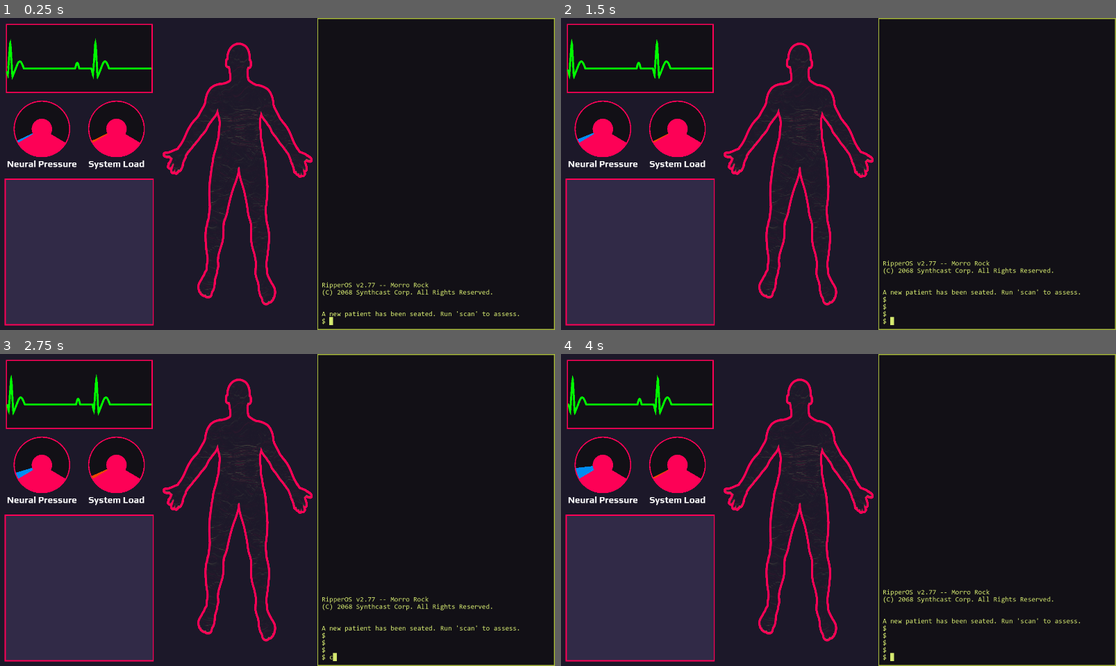
Above: before the commit, frames 1-4 (two rows, left to right).
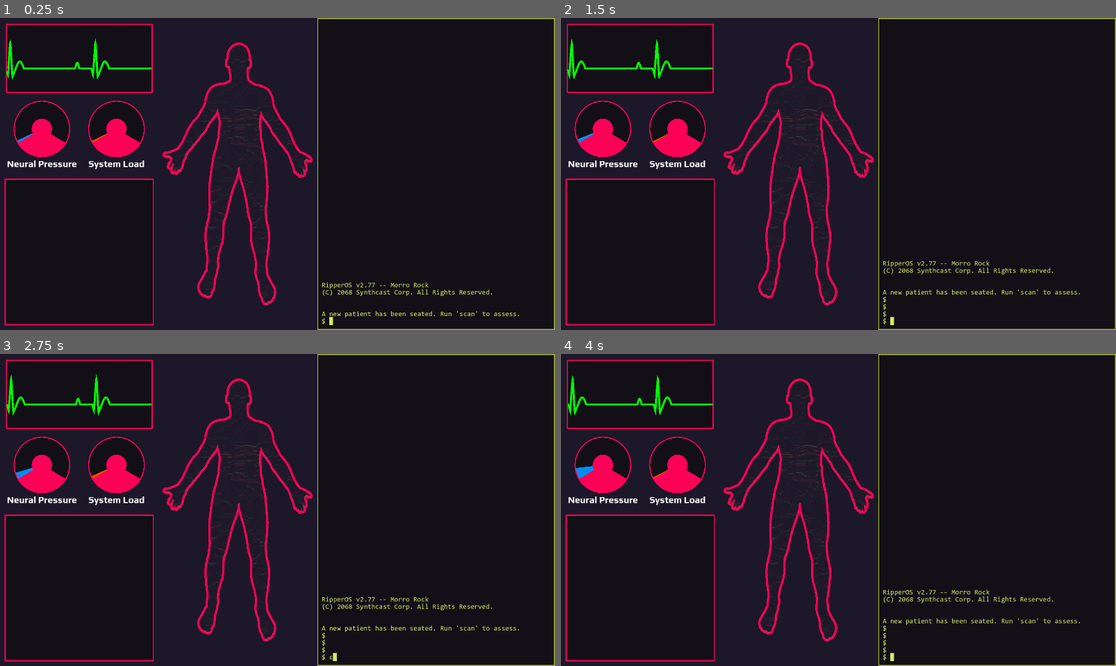
Above: after the commit, the same moments.

Repository: aaronrjackson/ripperdoc
Game: Godot game, scene res://main.tscn
Same seed, same stepped clock (60 frames per second), same inputs: the game is played once before the commit and once after it.
Inputs:
- Up to frame 1 (0.25 s): no input
- Up to frame 2 (1.5 s): tap Enter at 0.5, 0.6 s; hold Right 0.53-1.28 s; hold Down from 1.28 s (still down); tap Keypad Enter at 1.35 s
- Up to frame 3 (2.75 s): release Down at 2.03 s; hold Right from 2.03 s (still down); tap C at 2.1 s
- Up to frame 4 (4 s): release Right at 2.78 s; hold Up 2.78-3.53 s; tap Backspace at 2.85 s; hold Left from 3.53 s (still down); tap Enter at 3.6 s

The runs differ from the first frame. In frame 1, 12% of the frame differs, in the area x 1-28%, y 51-99%; in frame 2, 12%; in frame 3, 12%; in frame 4, 12%.

Commit message:
change minigame background

Diff:
--- a/minigame.tscn
+++ b/minigame.tscn
@@ -7,7 +7,7 @@
 bg_color = Color(0.99215686, 0.003921569, 0.3372549, 1)
 
 [sub_resource type="StyleBoxFlat" id="StyleBoxFlat_k7ghj"]
-bg_color = Color(0.19215687, 0.16470589, 0.2784314, 1)
+bg_color = Color(0.07058824, 0.0627451, 0.08627451, 1)
 
 [node name="Minigame" type="Control" unique_id=131380338]
 custom_minimum_size = Vector2(100, 100)
